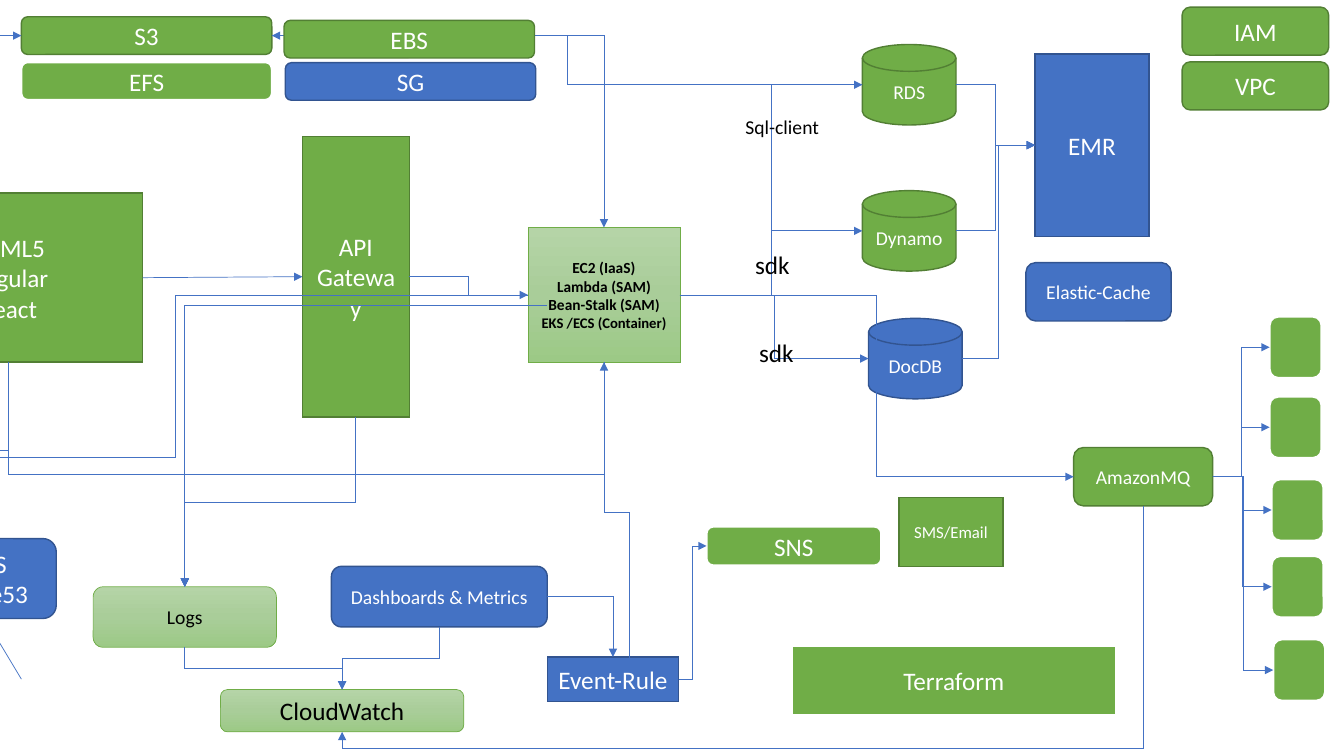
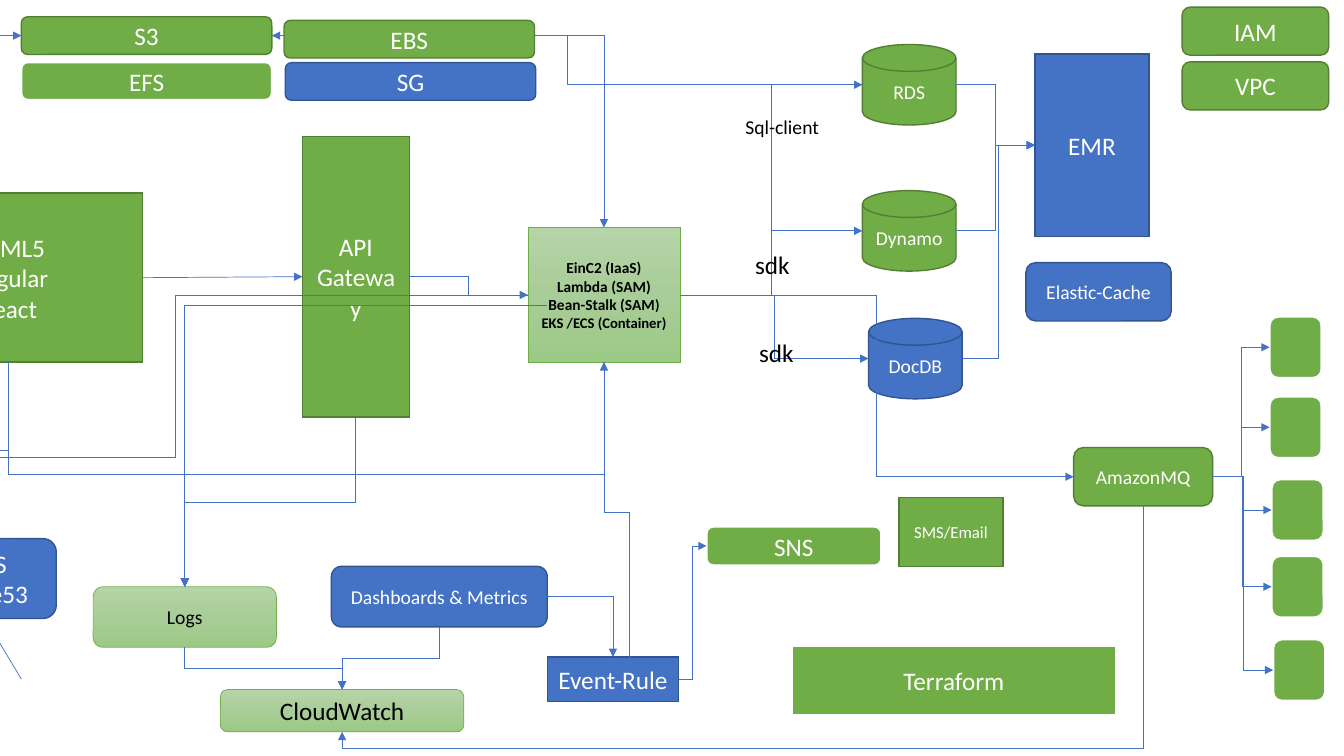
Before and after one commit to nileshdevdas/advaws, a slide deck: slide 11 of AWSPresentation1.pptx. Drawn at 1344x756 pixels with LibreOffice and Linux fonts; fonts in the diff are those of the drawing. Boxes give left, top, right and bottom in pixels: in the first picture for what was removed or moved away, otherwise in the second. Text is boxed around its words. In the diff, an @@ line names an element or a change of style, - is before the commit and + after.

```diff
--- a/AWSPresentation1.pptx
+++ b/AWSPresentation1.pptx
@@ text in rectangle at [566,262,641,275]: text changed @@
-EC2 (IaaS)
+EinC2 (IaaS)
```
Also in this commit, not shown: 1 other slide changed, 3 slides added, 1 slide removed, 2 other files.
